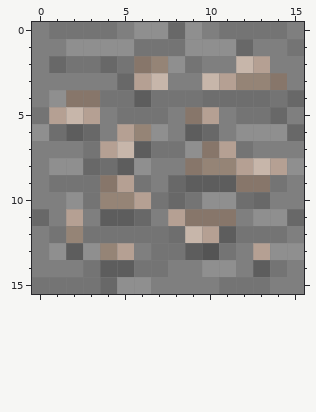
File history of a pixel-art sprite, src/main/resources/assets/nfc/stationapi/textures/block/ores/tin_ore.png. Above, as it was before the edit.
The file is 16x16 pixels. Colours within 5 levels of each other are drawn and written as one.
The same view after the edit:
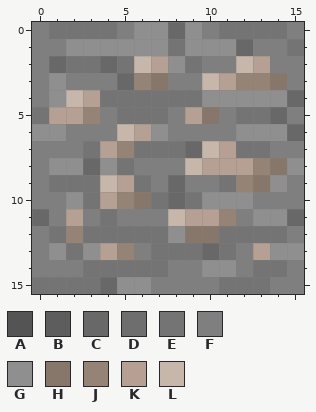
Palette (. is transparent): A #545454  B #5d5d5d  C #686868  D #6e6e6e  E #747474  F #7f7f7f  G #8f8f8f  H #87766a  J #958476  K #b5a093  L #c7b6aa
Changes in this commit:
y 1: x 6..7 EE -> GG
y 2: x 6..7 HJ -> LK
y 3: x 1 F -> G; x 6..7 KL -> JH
y 4: x 2..3 HH -> LK; x 6 B -> E; x 10..14 DDDDE -> GGGGG
y 5: x 2..3 LK -> KJ; x 9..10 HK -> KH
y 6: x 1..3 DBC -> GFF; x 5..6 KJ -> LK; x 9..10 BC -> FF
y 7: x 5..6 LB -> JE; x 9..10 GH -> CL; x 13 F -> E
y 8: x 4..6 DBG -> GEF; x 9..11 HJJ -> LKK; x 13..14 LK -> JH
y 9: x 4 H -> L; x 9..12 BBBH -> FFEJ; x 14 E -> G
y 10: x 4 J -> K; x 6 K -> H; x 12..13 DC -> GF
y 11: x 4..6 BBC -> EFF; x 8..11 KHHH -> LKKJ
y 12: x 8..11 DLKB -> GHHE
y 13: x 2 B -> E; x 4..5 JK -> KJ; x 9..10 BA -> EC
y 14: x 4..5 BB -> EE; x 13 B -> E
Changed places in both pictures, as pixel boxes (x1, y1, x2, y2):
changed: (49, 39, 287, 277)
